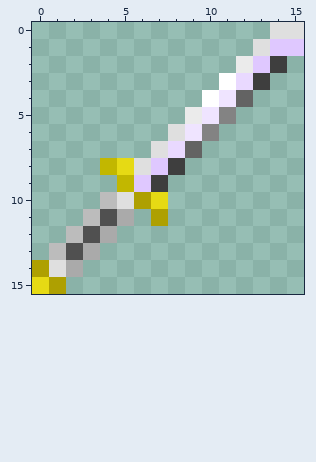
A pixel-art sprite gets an edit: assets/minecraft/textures/sea/weapons/wado_ichi.png. Above is the file before it was changed.
The file is 16x16 pixels. Colours within 5 levels of each other are drawn and written as one.
Now the later version:
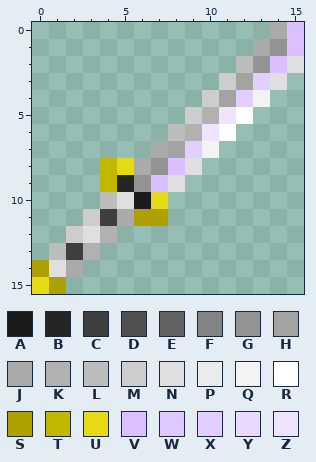
Palette (. is transparent): A #1b1b1b  B #252525  C #3e3e3e  D #505050  E #636363  F #838383  G #939393  H #a3a3a3  J #aaaaaa  K #b1b1b1  L #bcbcbc  M #cdcdcd  N #dfdfdf  P #ebebeb  Q #f3f3f3  R #ffffff  S #aea001  T #c2b700  U #e6da14  V #dac0ff  W #dfc8ff  X #e3cfff  Y #e9d9ff  Z #efe4ff
Change:
Changed rows in their new state; - is an unchanged pixel.
first column x 2:
 0 ------------JV
 1 -----------JGV
 2 ----------LGVN
 3 ---------MHXN-
 4 --------MHXQ--
 5 -------MKZR---
 6 ------LKZR----
 7 -----JHXQ-----
 8 ----JGVN------
 9 --TBGVN-------
10 ----A---------
11 -MC-S---------
12 MNK-----------
13 CK------------
Boxes around the changes in both pictures, in picture pixels (x1, y1, x2, y2):
changed: (66, 22, 304, 260)
